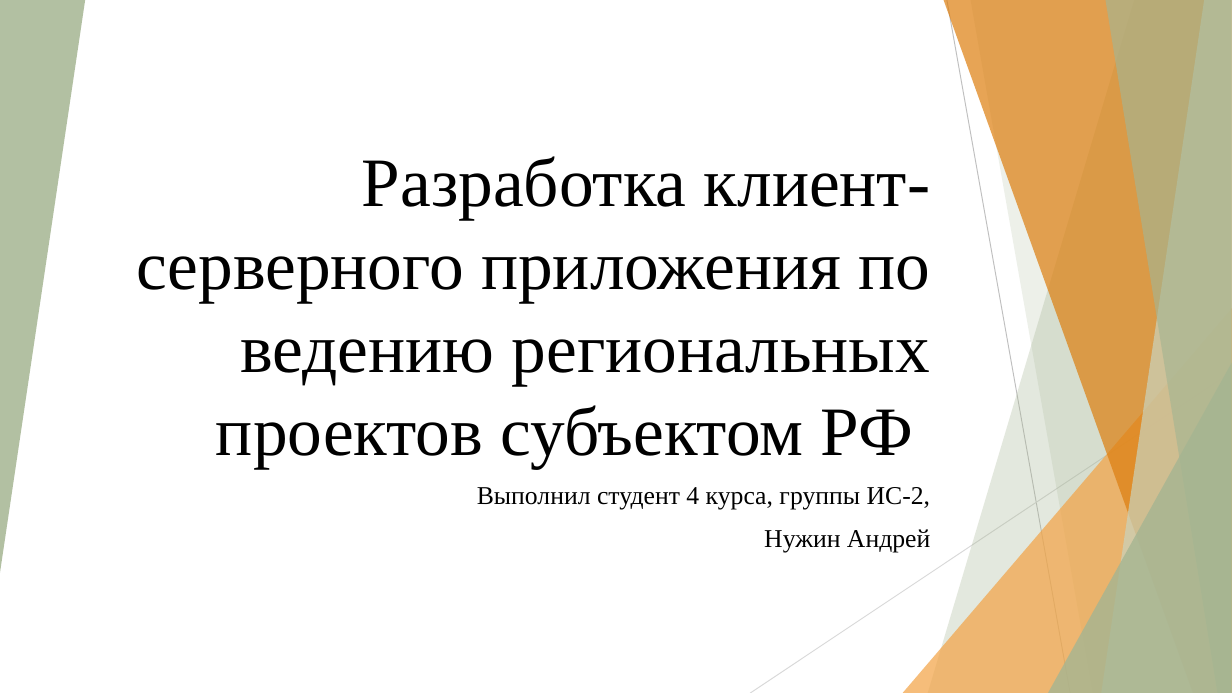
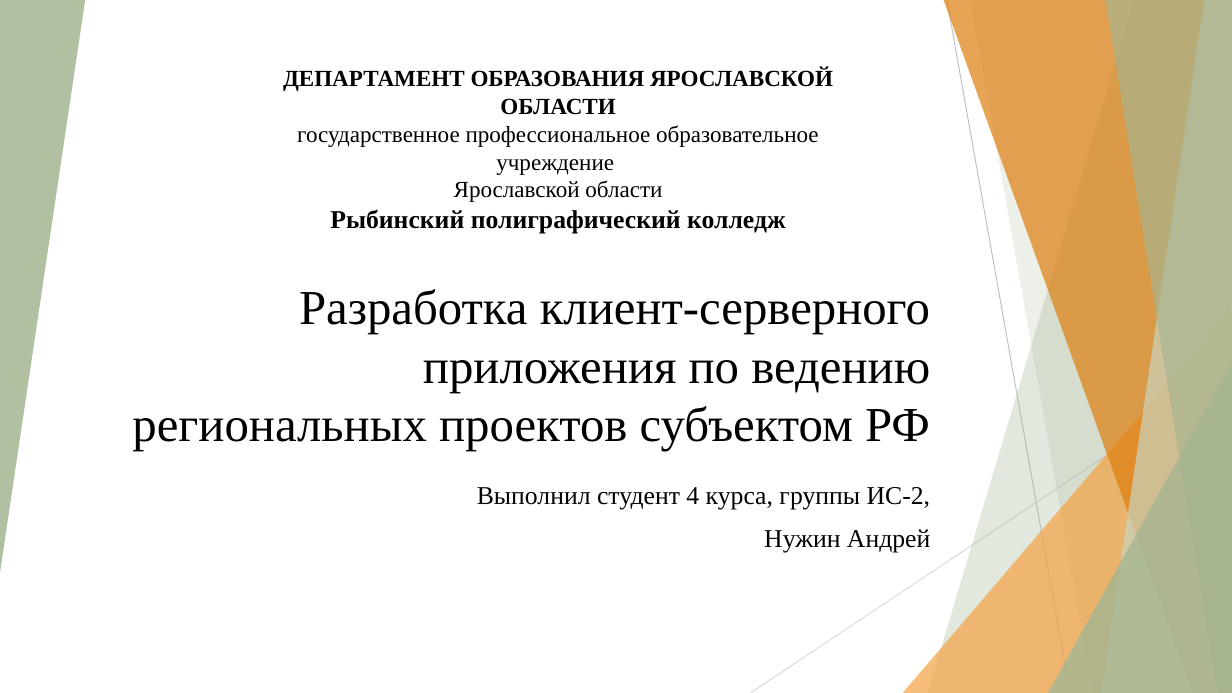
Before and after one commit to kittikid/Diplome, a slide deck: slide 1 of Документация/Выступление.pptx. Drawn at 1232x693 pixels with LibreOffice and Linux fonts; fonts in the diff are those of the drawing. Boxes give left, top, right and bottom in pixels: in the first picture for what was removed or moved away, otherwise in the second. Text is boxed around its words. In the diff, an @@ line names an element or a change of style, - is before the commit and + after.

```diff
--- a/Документация/Выступление.pptx
+++ b/Документация/Выступление.pptx
@@ text added at <box>283,68,833,233</box>, 18 pt, text #000000 @@
+ДЕПАРТАМЕНТ ОБРАЗОВАНИЯ ЯРОСЛАВСКОЙ ОБЛАСТИ
+государственное профессиональное образовательное учреждение
+Ярославской области
+Рыбинский полиграфический колледж
@@ title "Разработка клиент-серверного приложения по ведению ...": place and size @@
-title "Разработка клиент-серверного приложения по ведению ..." at <box>136,156,931,469</box>
+title "Разработка клиент-серверного приложения по ведению ..." at <box>132,289,930,451</box>
@@ title "Разработка клиент-серверного приложения по ведению ..." at <box>132,289,930,451</box>: size 54 to 38 pt @@
```
Also in this commit, not shown: 1 other file.
